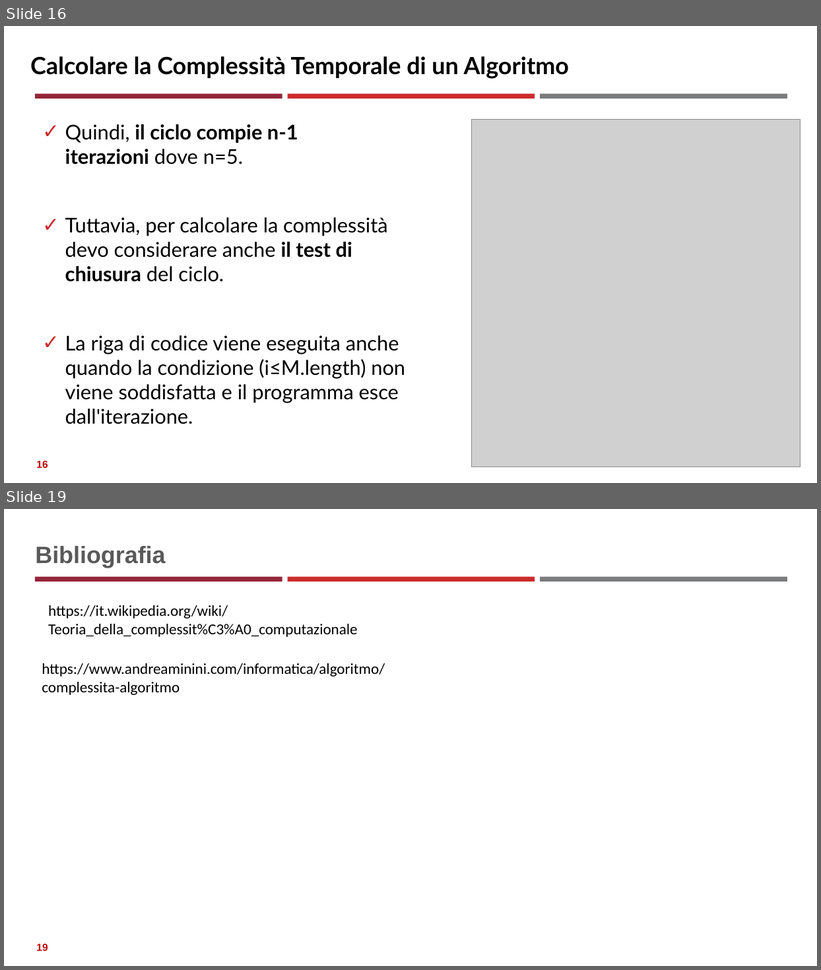
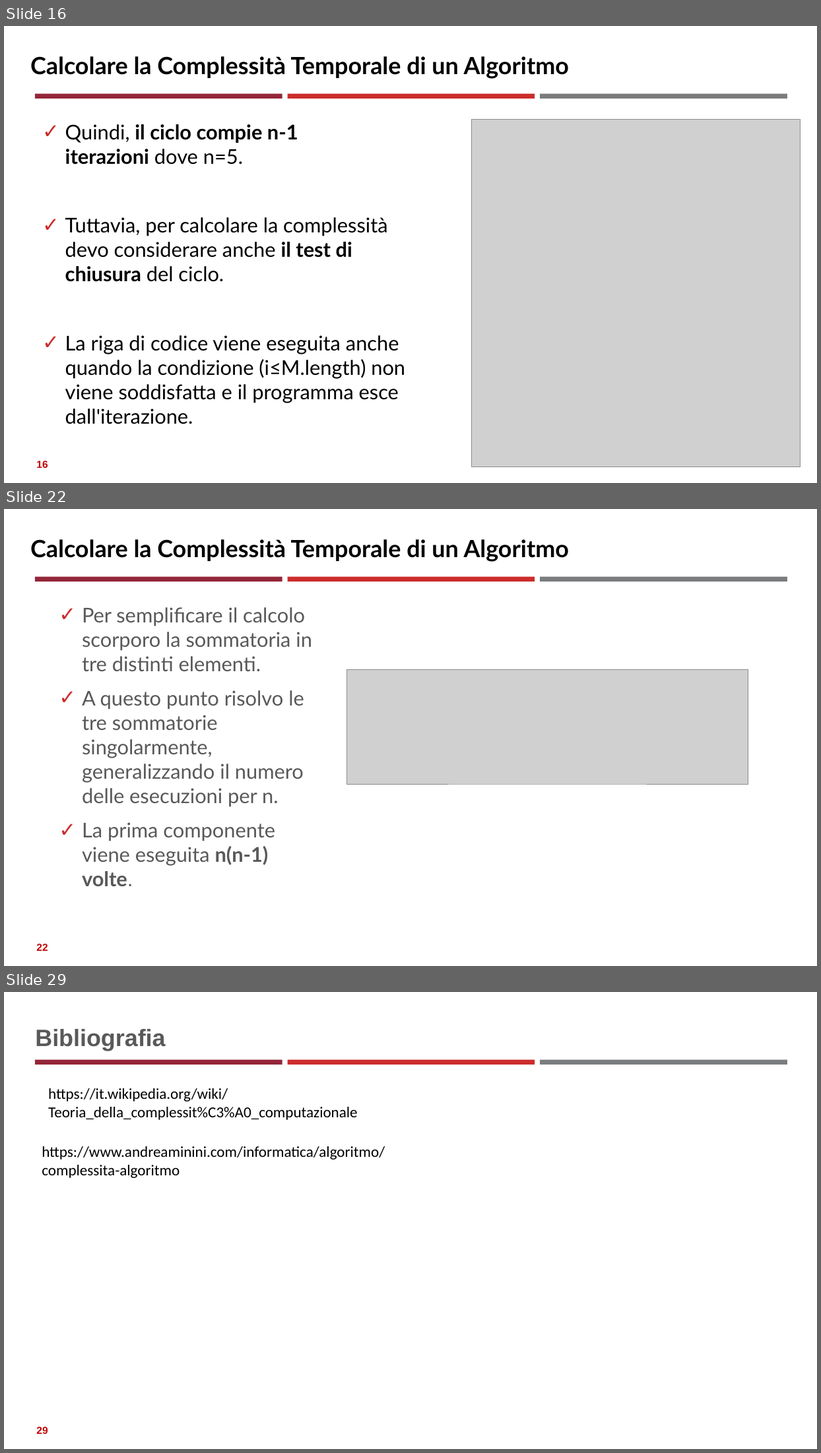
Before and after one commit to neural1977/data_science_interview_material, a slide deck: Assicurazioni/Complessità di algoritmi e problemi_ita.pptx. Shown one above the other, each under a label of ours: slides 16 and 19 before the commit, slides 16, 22 and 29 after it; the slides between them are not shown. The pictures are 821x970 and 821x1453 pixels, drawn with LibreOffice and Linux fonts; fonts in the diff are those of the drawing; grey boxes stand for pictures. Boxes give left, top, right and bottom in pixels: in the first picture for what was removed or moved away, otherwise in the second. Text is boxed around its words. In the diff, an @@ line names an element or a change of style, - is before the commit and + after.

```diff
--- a/Assicurazioni/Complessità di algoritmi e problemi_ita.pptx
+++ b/Assicurazioni/Complessità di algoritmi e problemi_ita.pptx
@@ slide 22 added at (4, 509, 817, 966), background #FFFFFF; not listed: 3 template elements that a slide beside it also shows @@
@@ text added at (30, 539, 570, 562), 28 pt, text #000000, bold @@
+Calcolare la Complessità Temporale di un Algoritmo
@@ text added at (82, 607, 312, 887), 24 pt, text #595959 @@
+✓ Per semplificare il calcolo scorporo la sommatoria in tre distinti elementi.
+✓ A questo punto risolvo le tre sommatorie singolarmente, generalizzando il numero delle esecuzioni per n.
+✓ La prima componente viene eseguita n(n-1) volte.
@@ picture added at (347, 669, 748, 784) @@
@@ page number added at (36, 944, 48, 951), 12 pt, text #C00000, bold @@
+22
@@ what was slide 19 is now slide 29 @@
@@ page number at (36, 1427, 48, 1434): text changed @@
-19
+29
```
Also in this commit, not shown: 1 slide changed, 9 other slides added, 4 other files.
